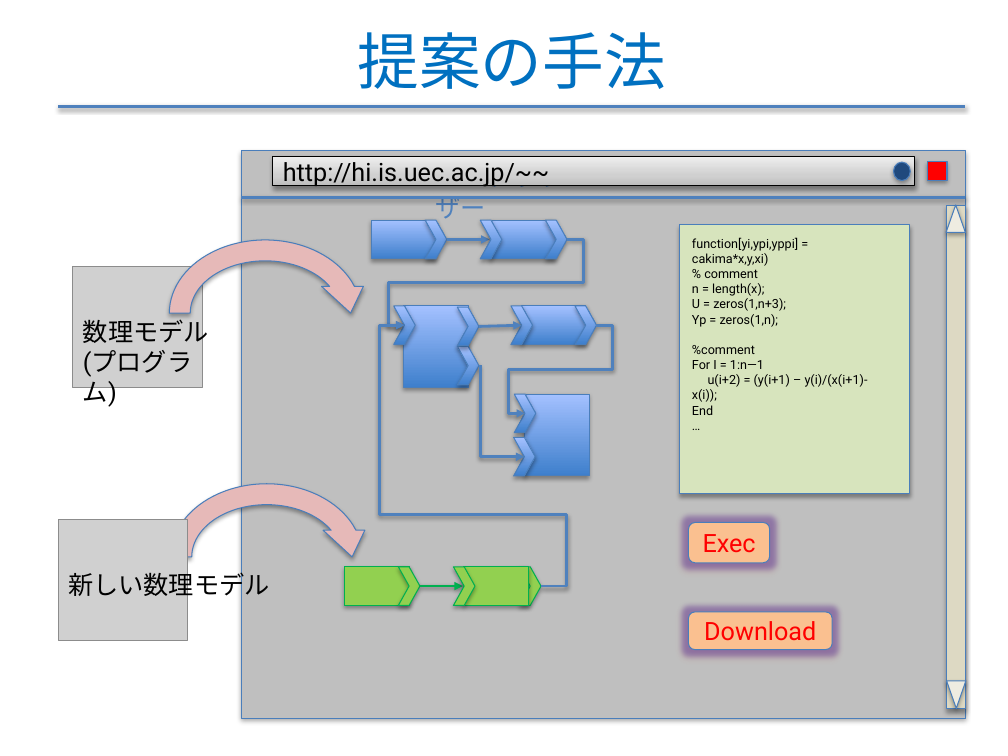
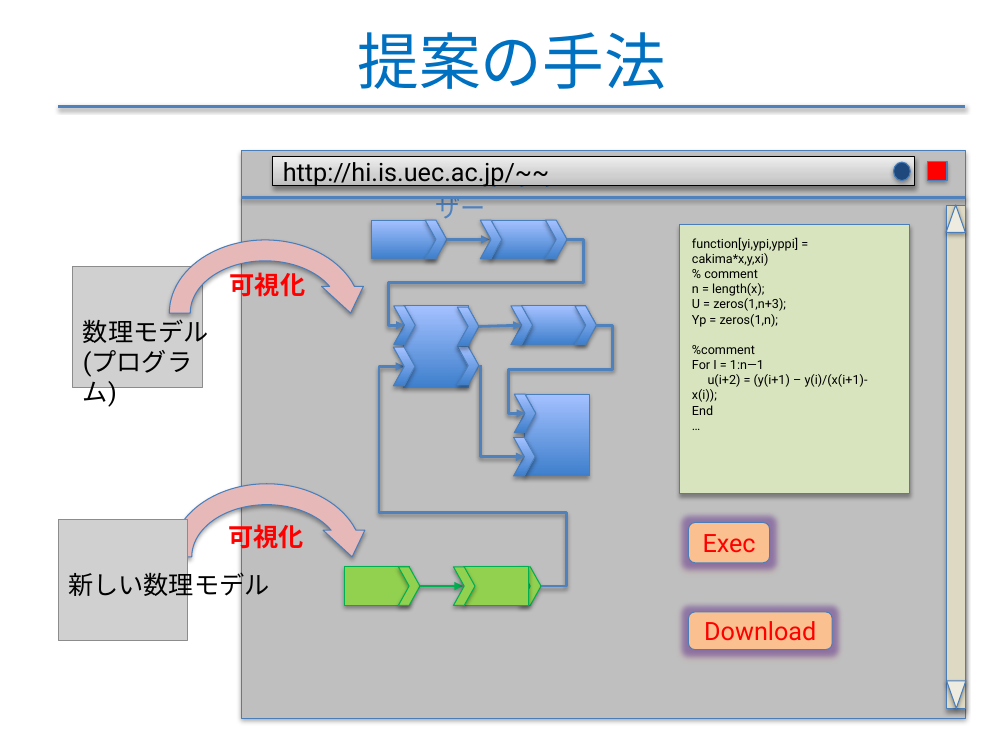
Before and after one commit to f-akazawa/akaz_uecdevelop, a slide deck: slide 13 of doc/中間発表資料.pptx (slide 10 before the commit). Drawn at 1008x756 pixels with LibreOffice and Linux fonts; fonts in the diff are those of the drawing; grey boxes stand for pictures. Boxes give left, top, right and bottom in pixels: in the first picture for what was removed or moved away, otherwise in the second. Text is boxed around its words. In the diff, an @@ line names an element or a change of style, - is before the commit and + after.

```diff
--- a/doc/中間発表資料.pptx
+++ b/doc/中間発表資料.pptx
@@ text added at [230,269,306,301], 18 pt, text #FF0000, bold @@
+可視化
@@ chevron added at [393,347,414,385], fill gradient #3F80CE to #A4C4FF, outline #4B7EBC 0.75 pt @@
@@ elbow arrow moved from (541, 586) - (404, 326) to (541, 586) - (404, 367) @@
@@ text added at [228,520,304,552], 18 pt, text #FF0000, bold @@
+可視化
```
Also in this commit, not shown: 16 other slides changed, 7 slides removed.
